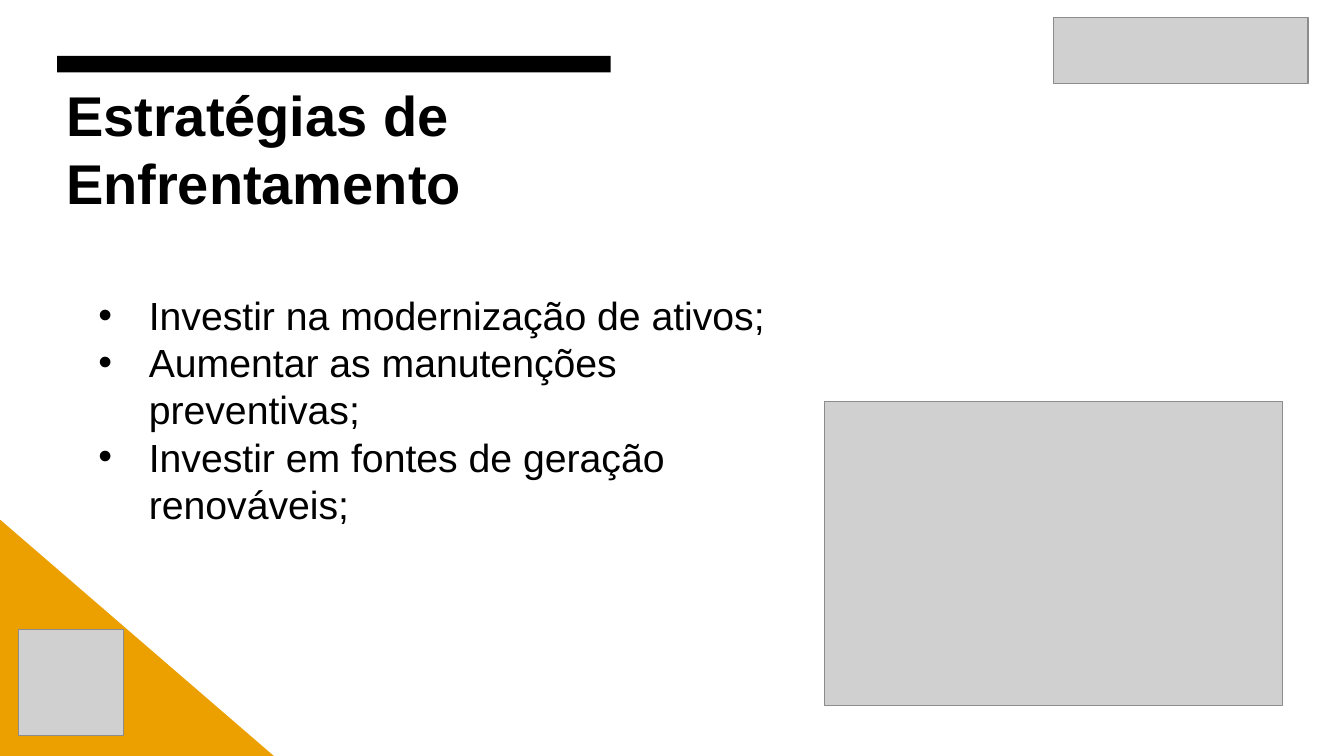
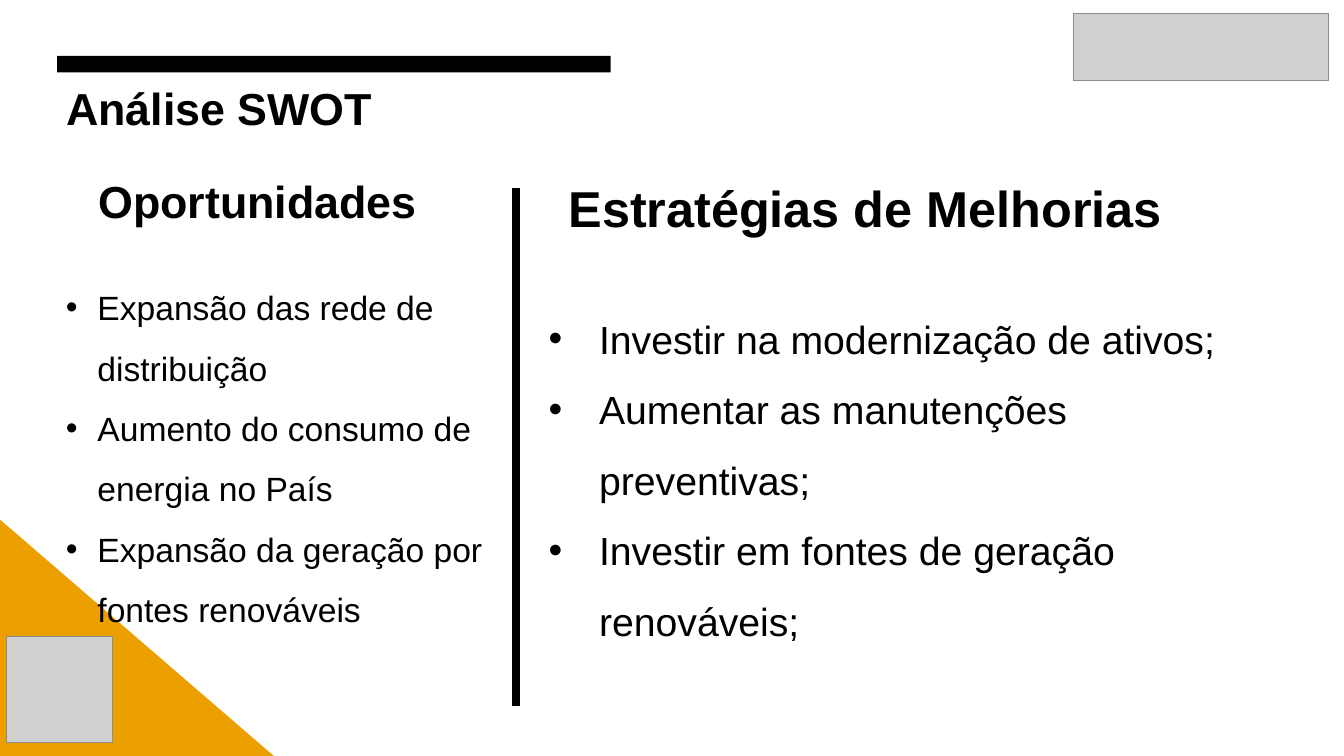
Before and after one commit to Gabriel-Esquilo-Medeiros/Projeto_Integrador_CPFL, a slide deck: slide 11 of Template Final - Apresentacao - Conhecendo o Negócio.pptx (slide 12 before the commit). Drawn at 1344x756 pixels with LibreOffice and Linux fonts; fonts in the diff are those of the drawing; grey boxes stand for pictures. Boxes give left, top, right and bottom in pixels: in the first picture for what was removed or moved away, otherwise in the second. Text is boxed around its words. In the diff, an @@ line names an element or a change of style, - is before the commit and + after.

```diff
--- a/Template Final - Apresentacao - Conhecendo o Negócio.pptx
+++ b/Template Final - Apresentacao - Conhecendo o Negócio.pptx
@@ picture: place and size @@
-picture at [1054, 17, 1309, 84]
+picture at [1074, 14, 1329, 81]
@@ title added at [66, 92, 372, 126], 32 pt, text #000000, bold @@
+Análise SWOT
@@ text added at [98, 185, 416, 227], 32 pt, text #000000, bold @@
+Oportunidades
@@ line added from (516, 706) to (516, 189), #000000 6 pt @@
@@ text at [568, 190, 1162, 237]: text changed; size 40 to 36 pt @@
-Estratégias de Enfrentamento
+Estratégias de Melhorias
@@ text added at [97, 295, 483, 630], 24 pt, text #000000 @@
+• Expansão das rede de distribuição
+• Aumento do consumo de energia no País
+• Expansão da geração por fontes renováveis
@@ text "Investir na modernização de ativos;": place and size @@
-text "Investir na modernização de ativos;" at [149, 301, 765, 524]
+text "Investir na modernização de ativos;" at [599, 325, 1215, 641]
@@ text "Investir na modernização de ativos;" at [599, 325, 1215, 641]: line spacing 1 to 1.5 @@
@@ picture removed at [825, 401, 1282, 706] @@
@@ picture: place and size @@
-picture at [18, 629, 124, 735]
+picture at [7, 637, 113, 743]
```
Also in this commit, not shown: 6 other slides changed, 4 slides added, 7 slides removed.
